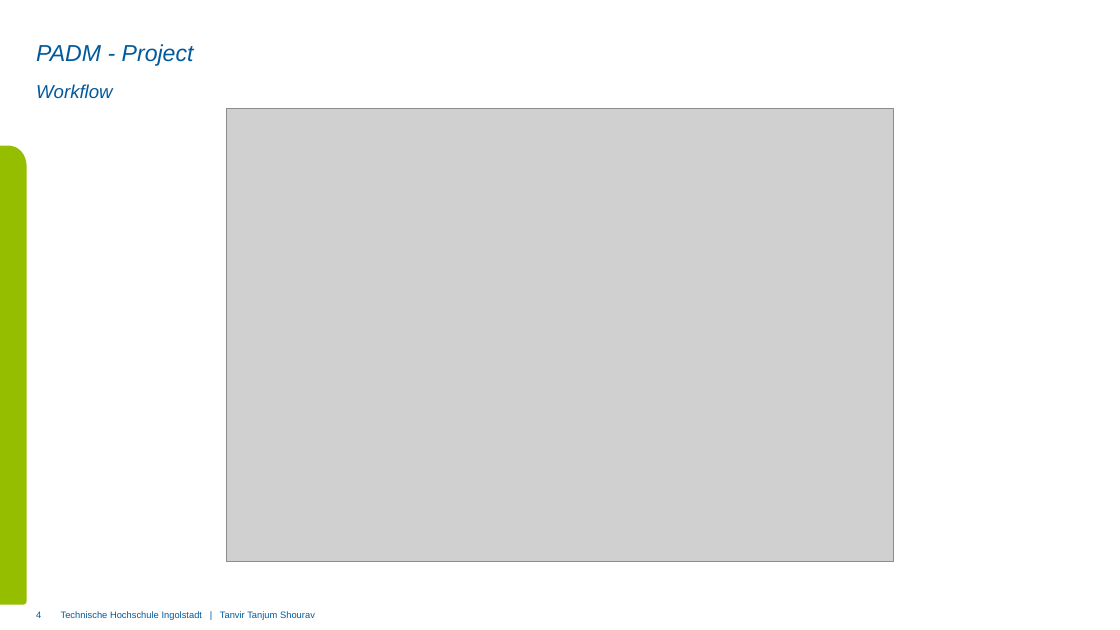
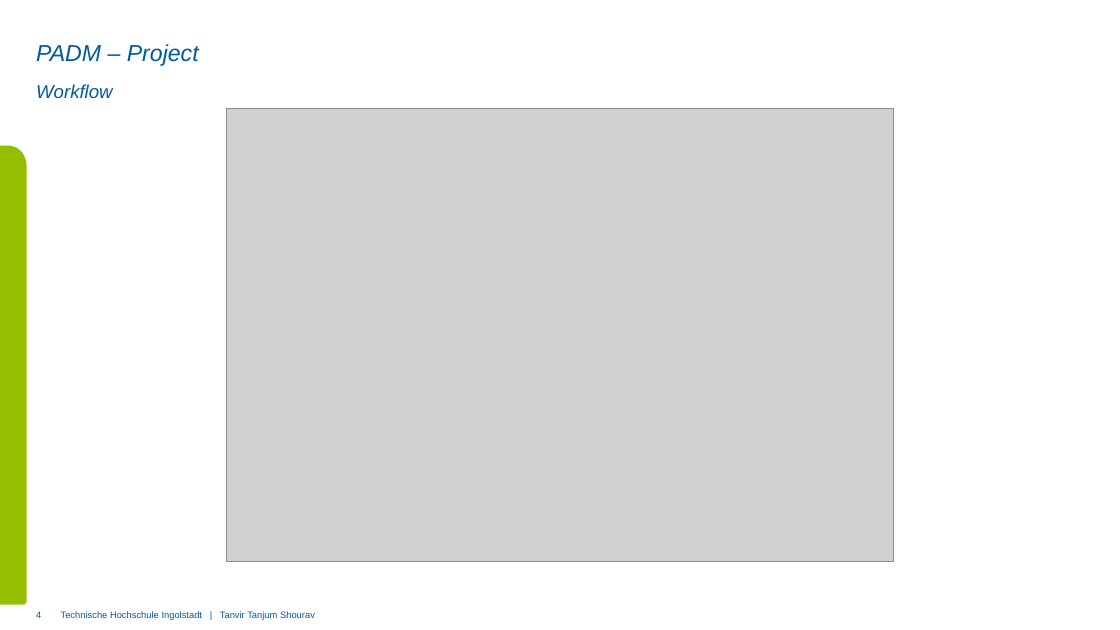
Before and after one commit to tanvirtanjum/THI_SS2025_PADM_PROJECT, a slide deck: slide 4 of Presentation and submission/PADM_00170500.pptx. Drawn at 1120x630 pixels with LibreOffice and Linux fonts; fonts in the diff are those of the drawing; grey boxes stand for pictures; background and template pictures are left out. Boxes give left, top, right and bottom in pixels: in the first picture for what was removed or moved away, otherwise in the second. Text is boxed around its words. In the diff, an @@ line names an element or a change of style, - is before the commit and + after.

```diff
--- a/Presentation and submission/PADM_00170500.pptx
+++ b/Presentation and submission/PADM_00170500.pptx
@@ title at <box>36,44,199,66</box>: text changed @@
-PADM - Project
+PADM – Project
```
Also in this commit, not shown: 10 other slides changed, 2 slides added, 5 other files.
